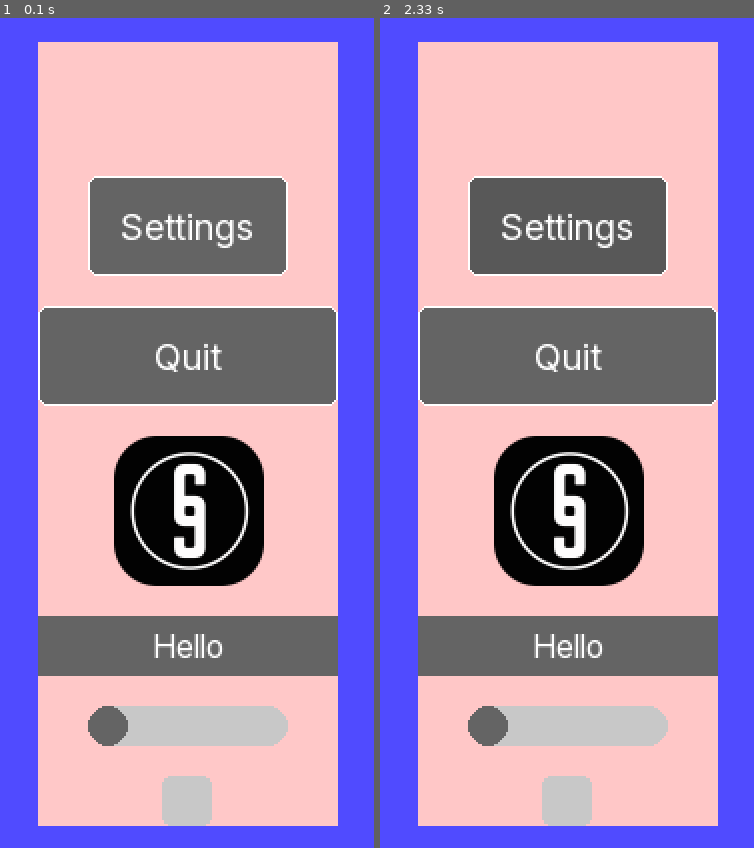
Above: before the commit, frames 1-2 (left to right).
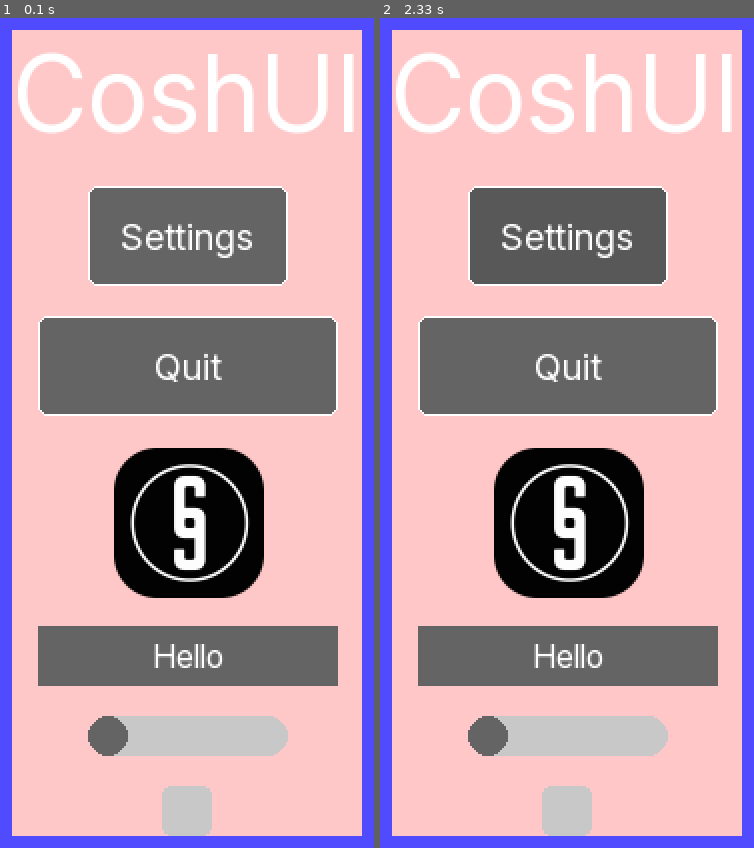
Above: after the commit, the same moments.

Repository: JyleFV/CoshUI
Game: pygame game, started from examples/example_pygame.py
Same seed, same stepped clock (60 frames per second), same inputs: the game is played once before the commit and once after it.
Inputs (mouse positions are in pixels of both pictures, inside the frame that each line leads up to):
- Up to frame 1 (0.1 s): no input
- Up to frame 2 (2.33 s): click (705, 740) at 0.88 s; click (522, 192) at 2.22 s

The runs differ from the first frame. In frame 1, 29% of the frame differs, in the area x 3-97%, y 1-99%; in frame 2, 29%.

Commit message:
Fixed wrong type entries, got rid of particle system, and added toggleable type checking

Diff:
--- a/examples/example_pygame.py
+++ b/examples/example_pygame.py
@@ -18,6 +18,7 @@
     ),
     inherit="DEFAULT")
     cui.set_theme("dark")
+    cui.type_checking(True)
 
     itemList = ["Hello", "World", "My", "Name"]
 
@@ -32,7 +33,7 @@
         with cui.CoshUIRenderer(cui.PygameBackend(screen), cui.DEBUG):
             with cui.Container(id="container_1", padding=(10, 10, 0, 0), width=cui.FILL, height=cui.FILL, style=cui.CoshStyling(background_color=(80, 75, 255)), align=cui.ALIGN_CENTER, justify=cui.JUSTIFY_CENTER):
                 with cui.Container(id="main_container", mouse_filter=cui.STOP, direction=cui.COLUMN, align=cui.ALIGN_CENTER, justify=cui.JUSTIFY_CENTER, gap=15, style=cui.CoshStyling(background_color=(255, 200, 200))):
-                    cui.Label(id="main_label", font_size=52, text_overflow=cui.TEXT_HIDDEN)
+                    cui.Label(id="main_label", text="CoshUI", font_size=52, text_overflow=cui.TEXT_HIDDEN)
                     cui.Button(id="settings_button", text="Settings", height=50, text_justify=cui.TEXT_JUSTIFY_CENTER)
                     cui.Button(id="quit_button", text="Quit", height=50, width=150)
                     cui.Image(id="test_image", src="assets/image.png", width=75, height=75)
--- a/src/coshui/__init__.py
+++ b/src/coshui/__init__.py
@@ -1,10 +1,12 @@
+COSHUI_VERSION = "0.3.3"
+
 from .core import CoshUIRenderer
 
 from .widgets import Container, Grid, Modal, Button, Label, Checkbox, Image, Slider, Dropdown, RichLabel
 
 from .text_engine import TextStyle
 
-from .user_functions import Ref, set_default_font, add_class, add_font, get_signal, create_theme, set_theme, animate
+from .user_functions import Ref, set_default_font, add_class, add_font, get_signal, create_theme, set_theme, animate, type_checking
 
 from .types import CoshMode, CoshAlign, CoshJustify, CoshDirection, CoshSizing, CoshPercentage, CoshTextJustify, CoshTextAlign, CoshTextOverflow, CoshStyling, CoshOverflow, CoshPositioning, CoshMouseFilter, CoshMouseButton, CoshSignals
 
@@ -97,6 +99,8 @@
 GLFW = Windower.GLFW
 MGLW = Windower.MGLW
 
+print(f"CoshUI {COSHUI_VERSION}")
+
 # TODO: Add the different flat variables
 __all__ = [
     # Core
@@ -132,6 +136,7 @@
     "add_font",
     "add_class",
     "set_default_font",
+    "type_checking",
 
     # Types (raw enums)
     "CoshStyling",
--- a/src/coshui/_defaults.py
+++ b/src/coshui/_defaults.py
@@ -1,6 +1,6 @@
 from .user_functions import animate
 from .state import CoshUI
-from .types import CoshSizing, CoshPercentage
+from .types import CoshSizing
 from .utility import adjust_brightness_value
 
 ENGINE_DEFAULTS = {
@@ -17,19 +17,6 @@
     "font_size": 16,
     "text_color": (255, 255, 255),
     "thumb_size": 20
-}
-
-VALID_STYLE_TYPES = {
-    "background_color": tuple,  # e.g., (255, 255, 255)
-    "text_color": tuple,
-    "width": (int, float, CoshSizing, CoshPercentage),
-    "height": (int, float, CoshSizing, CoshPercentage),
-    "margin": (int, float),
-    "padding": (int, float),
-    "gap": (int, float),
-    "alpha": (int,),
-    "border_radius": (int, float),
-    "font_size": (int,),
 }
 
 # Button
--- a/src/coshui/backend.py
+++ b/src/coshui/backend.py
@@ -12,11 +12,6 @@
     @abstractmethod
     def _draw_image(self):
         pass
-
-    # Stub for particle system
-    # @abstractmethod
-    # def _draw_particles(self):
-    #     pass
 
     @abstractmethod
     def flush(self):
--- a/src/coshui/input.py
+++ b/src/coshui/input.py
@@ -4,7 +4,8 @@
     _mouse_delta: tuple = (0, 0)
     _prev_mouse_pressed: bool = False
     _current_mouse_pressed: bool = False
-    _text_buffer = []
+    _text_buffer: list = []
+    _scroll_offset: tuple = (0, 0)
     # These are commented out in case we want to track left and right mouse buttons.
     # _prev_mouse_pressed_left: bool = False
     # _current_mouse_pressed_left: bool = False
@@ -26,3 +27,7 @@
     @classmethod
     def get_mouse_position(cls) -> tuple:
         return cls._mouse_position
+
+    @classmethod
+    def get_key_presses(cls) -> list:
+        return cls._text_buffer
--- a/src/coshui/lifecycle.py
+++ b/src/coshui/lifecycle.py
@@ -17,6 +17,9 @@
         if node.classes:
             from .utility import merge_styles
             from .types import CoshStyling
+
+            if not isinstance(node.classes, (str, list, tuple)):
+                raise CoshUIError.Main(f"Type Error for class in Node `{node.id if node.id is not None else type(node).__name__}`. Ecxpected `(str, list, tuple)` but got `{type(node.classes).__name__}`.")
             class_names = node.classes.split() if isinstance(node.classes, str) else node.classes
 
             merged_style = CoshStyling()
@@ -87,7 +90,8 @@
 
         CoshLifecycle.apply_styling(node)
         CoshLifecycle.apply_theme(node)
-        CoshLifecycle.validate_node_types(node)
+        if CoshUI._type_check:
+            CoshLifecycle.validate_node_types(node)
 
     @staticmethod
     def validate_node_types(node):
--- a/src/coshui/node_definitions.py
+++ b/src/coshui/node_definitions.py
@@ -48,8 +48,8 @@
 
     def valid_property_types(self) -> dict:
         return {
-            "width": (int, float, CoshSizing, CoshPercentage),
-            "height": (int, float, CoshSizing, CoshPercentage),
+            "width": (int, float, CoshSizing, CoshPercentage, type(None)),
+            "height": (int, float, CoshSizing, CoshPercentage, type(None)),
             "margin": (TupleLength(2, 3, 4, element_types=(int, float,)), int, float, type(None)),
             "classes": (str, type(None)),
             "mouse_filter": (CoshMouseFilter,),
--- a/src/coshui/particle_manager.py
+++ /dev/null
@@ -1,76 +0,0 @@
-from dataclasses import dataclass, field
-from typing import NamedTuple
-import math
-
-from .state import CoshUI
-
-# Holds data of individual particles and updates that data
-class ParticleData:
-    def __init__(self, position, color, speed, lifetime, direction):
-        self.x, self.y = position
-        self.color = color
-        self.speed = speed
-        self.lifetime = lifetime # the duration
-        self.direction = direction # should already be randomized by spread inside ParticleManager._create_particle() call
-
-        self.time = 0
-        self._finished = False
-
-    def _update(self, delta):
-        if self._finished:
-            return
-
-        self.time += delta
-        raw_t = min(self.time / self.lifetime, 1.0)
-
-        rad = math.radians(self.direction)
-
-        self.x += math.cos(rad) * self.speed * delta
-        self.y += math.sin(rad) * self.speed * delta
-
-        if raw_t >= 1.0:
-            self._finished = True
-
-@dataclass
-class Particle:
-    particle_data: dict[tuple, ParticleData] = field(default_factory=dict)
-    z_index: int = 0
-
-    def _update_all_particles(self, delta) -> bool:
-        finished_particles = []
-        for particle, data in self.particle_data.items():
-            data._update(delta)
-            if data._finished:
-                finished_particles.append(particle)
-
-        if not self.particle_data:
-            return True
-        return False
-
-# Holds particle data and will be passed to the Render Stack
-class ParticleContext(NamedTuple):
-    particles: Particle | None = None
-    z_index: int = 0
-
-class ParticleManager:
-    def __init__(self):
-        self.particles: list[Particle] = []
-
-    def update(self, delta):
-        for particle in self.particles:
-            particle._update_all_particles(delta)
-
-    def _to_render_stack(self, particle: Particle):
-        particle_context = ParticleContext(particle, particle.z_index)
-        CoshUI._render_stack.append(particle_context)
-
-    def _create_particle(self, position: tuple, speed: int | float, direction: int | float, count: int, lifetime: int, z_index: int, color: tuple):
-        new_particle = Particle()
-        new_particle.z_index = z_index
-
-        for _ in range(count):
-            data = ParticleData(position, color, speed, lifetime, direction)
-
-            new_particle.particle_data.append(data)
-
-        self.particles.append(new_particle)
--- a/src/coshui/state.py
+++ b/src/coshui/state.py
@@ -112,6 +112,7 @@
     _measure_run: callable = None
     # ---------------- Debug ----------------
     _debugger: None | CoshDebug = None
+    _type_check: bool = True
 
     @classmethod
     def get_state(cls, node_id, key, default=None):
--- a/src/coshui/types.py
+++ b/src/coshui/types.py
@@ -23,6 +23,7 @@
     transform_scale: float | None = None
 
     def __post_init__(self):
+        from .utility import is_valid_border
         # Lets user use a 4 value tuple for background_color or a 3 value tuple with an explicit alpha field or default.
         if self.background_color is not None and len(self.background_color) == 4:
             r, g, b, a = self.background_color
@@ -45,7 +46,7 @@
     @staticmethod
     def valid_property_types() -> dict:
         return {
-            "background_color": (TupleLength(3, 4, element_types=(int, float)), int, float, type(None)),
+            "background_color": (TupleLength(3, 4, element_types=(int, float)), type(None)),
             "alpha": (int,),
             "border": (tuple, type(None)), # already has a check, so there's no point in doing TupleLength
             "border_radius": (TupleLength(4, element_types=(int, float)), int, float),
@@ -212,9 +213,6 @@
     # Overflow-logic
     clip_rect: tuple | None = None
 
-class ParticleContext(NamedTuple):
-    particles: list = field(default_factory=list)
-
 class RectData:
     pass
 
@@ -271,13 +269,4 @@
     height: float
     fragments: list = field(default_factory=list)
 
-# HELPER
-def is_valid_border(border):
-    return (
-        isinstance(border, tuple) and len(border) == 2 and
-        isinstance(border[0], tuple) and len(border[0]) == 3 and
-        all(isinstance(x, int) for x in border[0]) and
-        isinstance(border[1], int)
-    )
-
 __all__ = ['TupleLength', 'FourSide', 'LineLayout', 'CoshShape', 'TextFragment', 'TextData', 'RenderContext', 'CoshMode …(238 unchanged characters)…
--- a/src/coshui/user_functions.py
+++ b/src/coshui/user_functions.py
@@ -199,22 +199,14 @@
     ease_fn = EASING_MAP.get(easing, ease_linear)
     return CoshUI._tween_manager.create_tween(n_property, target_id, end_value, duration, ease_fn, path, lerp_fn)
 
-def create_particle(x: int, y: int, direction: float | int = 0.0, spread: float | int = 0.0, count: int = 1, speed: int | float | tuple = 0, lifetime: int | float | tuple = 1, shape: CoshShape = CoshShape.CIRCLE, color: tuple = (255, 255, 255)):
-    """
-    Calls the ParticleManager to create Particles. Spawns `count` amount of particles that spread in a specified direction with the specified speed.
-
-    ### Parameters
-
-    - **x**: The x coordinate of the Particles position.
-    - **y**: The y coordinate of the Particles position.
-    - **direction**: The direction the Particles will fly to in degrees.
-    - **spread**: The spread of the Particles when they fly in that direction (set this to 360.0 so particles spread everywhere).
-    - **count**: The amount of Particles to be spawned.
-    - **speed**: The speed of the Particles (this can be a range by passing in a 2-value tuple of speed values).
-    - **lifetime**: How long the Particles survive before being deleted. Like speed, you can also pass in a range of lifetime values.
-    - **shape**: The shape of the Particles.
-    - **color**: The color of the emitted Particles.
-    """
-
-
-    pass
+def type_checking(value: bool):
+    """
+    A function to turn off type checking which may reduce build time. Recommended to set this once your programs types are fool proof.
+
+    ### Parameters
+
+    - **value**: A boolean value that determines whether type checking is turned on.
+    """
+
+    if not value:
+        CoshUI._type_check = value
--- a/src/coshui/utility.py
+++ b/src/coshui/utility.py
@@ -203,6 +203,14 @@
         case CoshTextAlign.CENTER: return (node_height - total_height) / 2
         case CoshTextAlign.BOTTOM: return node_height - total_height
 
+def is_valid_border(border):
+    return (
+        isinstance(border, tuple) and len(border) == 2 and
+        isinstance(border[0], tuple) and len(border[0]) == 3 and
+        all(isinstance(x, int) for x in border[0]) and
+        isinstance(border[1], int)
+    )
+
 def print_tree(node):
     print(f"Node: {node.__class__.__name__} with node_id: {node.id}\n")
     for child in node.children:
Not shown, changed: CHANGELOG.md
